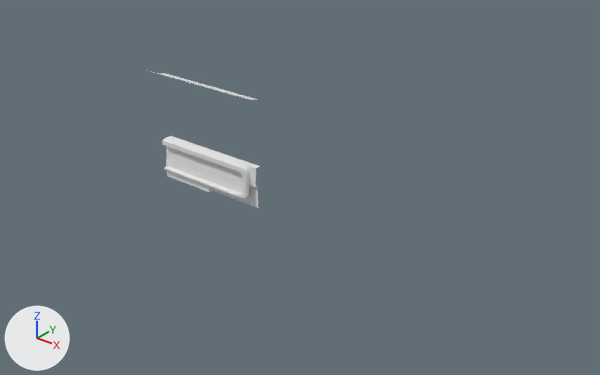
Renders of the Blender file blender/interior.blend from each side of a commit.
Before and after are seen from a 50 mm lens placed at (8.84, -8.49, 5.04), pointed at (1.2, 1.05, -0.88). Every picture has the same lights, and +X, +Y and +Z are marked at lower left.
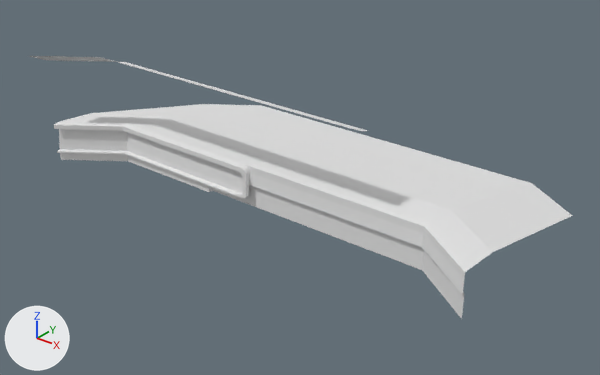
Boxes (x1, y1, x2, y2) around the edits, measured in the pictures (600 x 375 px):
'Cube', reshaped (390% wider, 91% taller)
    before: (150, 71, 260, 208)
    after: (30, 56, 573, 319)

Patch to the scene script:
```diff
--- a/blender/interior.blend.py
+++ b/blender/interior.blend.py
@@ me_cube @@
 # used by ob_cube; location = (0.0, 0.0, 0.0)
-me_cube.from_pydata(...)  # 141 vertices, 110 faces; spans x -1.0..1.0, y -0.2..0.32, z -1.0..1.0
+me_cube.from_pydata(...)  # 175 vertices, 140 faces; spans x -3.0..5.0, y -0.9..3.76, z -1.0..1.0
+# me_cube part 1
+# 11 vertices are removed from x -1.0..1.0, y -0.2..0.32, z -1.0..1.0
+# 12 faces are deleted
+# 12 vertices in x -1.0, y -0.2..0.3, z -1.0..1.0 move by (-1.0, 0.0, 0.0)
+# 28 vertices are added at x -3.0..5.0, y -0.51..3.76, z -1.0..1.0
+# 12 new vertices lie (-1.0, -0.7, 0.0) away from vertices in x -1.0, y -0.2..0.3, z -1.0..1.0
+# 5 new vertices lie (1.0, -0.7, 0.0) away from vertices in x 4.0, y 0.22..3.76, z -0.98..-0.3
+# 4 new faces join them, smooth
+# 38 new faces join them
 me_cube.materials.append(mat_material)
```
